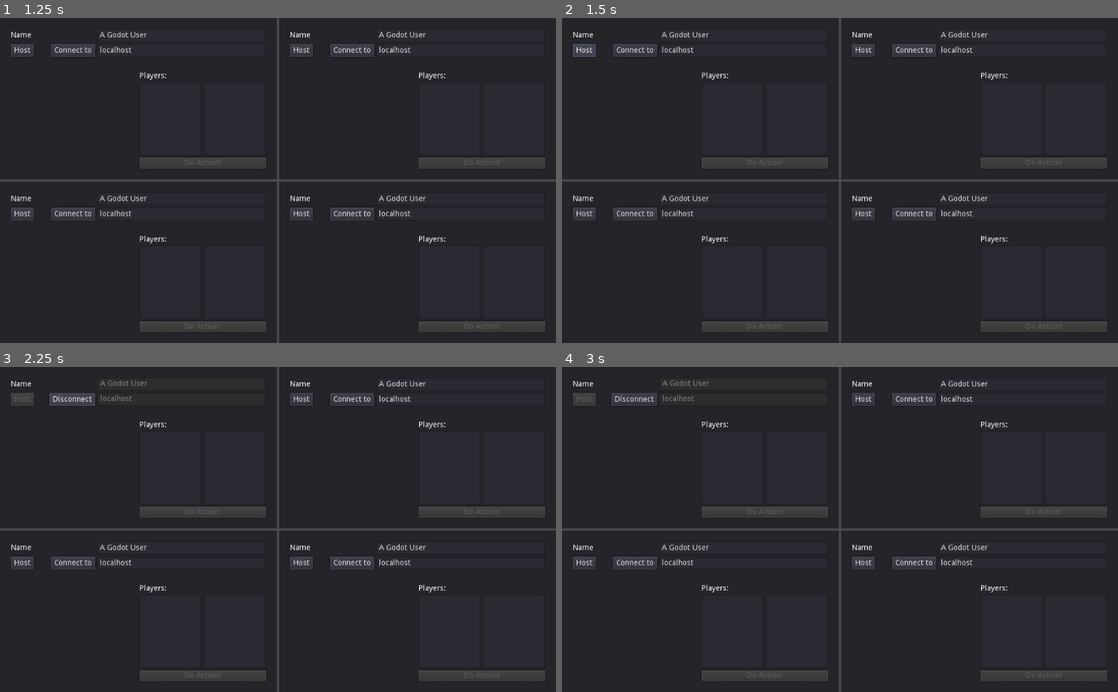
Above: before the commit, frames 1-4 (two rows, left to right).
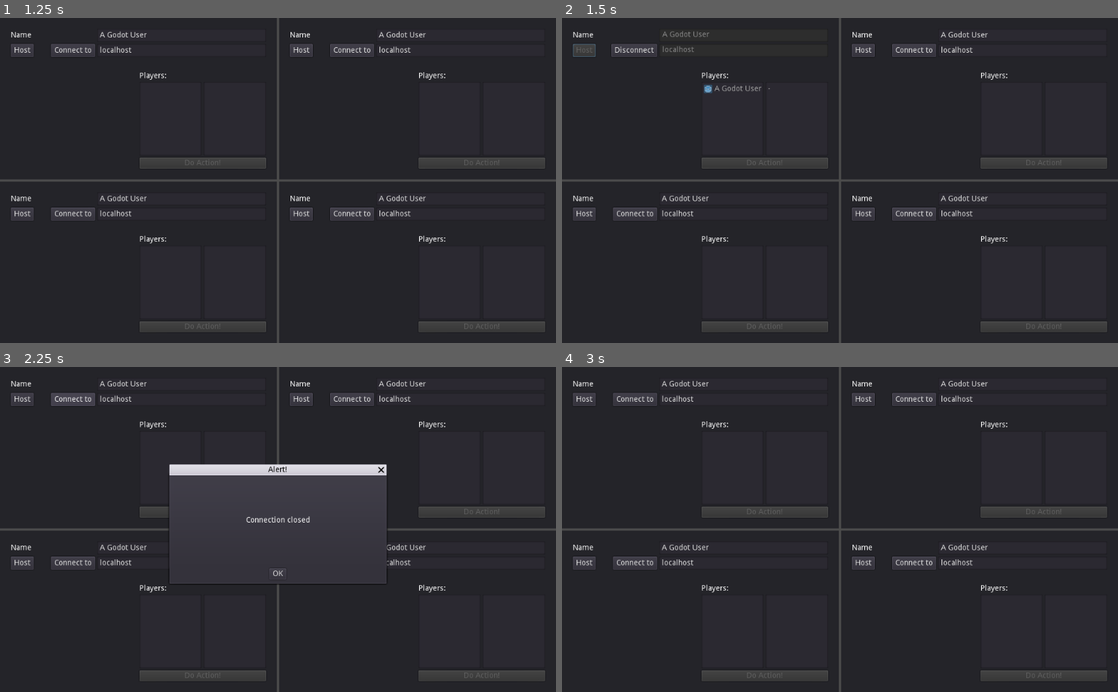
Above: after the commit, the same moments.

Repository: LudiDorici/gd-custom-multiplayer
Game: Godot game, scene res://scene/combo.tscn
Same seed, same stepped clock (60 frames per second), same inputs: the game is played once before the commit and once after it.
Inputs (mouse positions are in pixels of both pictures, inside the frame that each line leads up to):
- Up to frame 1 (1.25 s): tap Enter at 0.5 s
- Up to frame 2 (1.5 s): click "Host" at 1.25 s
- Up to frame 3 (2.25 s): click (72, 399) at 2 s, where only the run after the commit has a clickable "Disconnect"
- Up to frame 4 (3 s): click (840, 575) at 2.75 s, where only the run after the commit has a clickable "OK"

Frame 1 is identical in both runs. In frame 2, 0.4% of the frame differs, in the area x 2-38%, y 4-24%; in frame 3, 5.8%, in the area x 2-70%, y 4-67%; in frame 4, 0.3%.
Error before the commit: Parse Error: The method "_rpc" isn't declared in the current class. (res://script/game.gd:27)

Commit message:
Fix _rpc

Diff:
--- a/script/game.gd
+++ b/script/game.gd
@@ -24,7 +24,7 @@
 master func request_action(action):
 	var sender = multiplayer.get_rpc_sender_id()
 	if _players[_turn] != multiplayer.get_rpc_sender_id():
-		_rpc("_log", "Someone is trying to cheat! %s" % str(sender))
+		rpc("_log", "Someone is trying to cheat! %s" % str(sender))
 		return
 	do_action(action)
 	next_turn()
